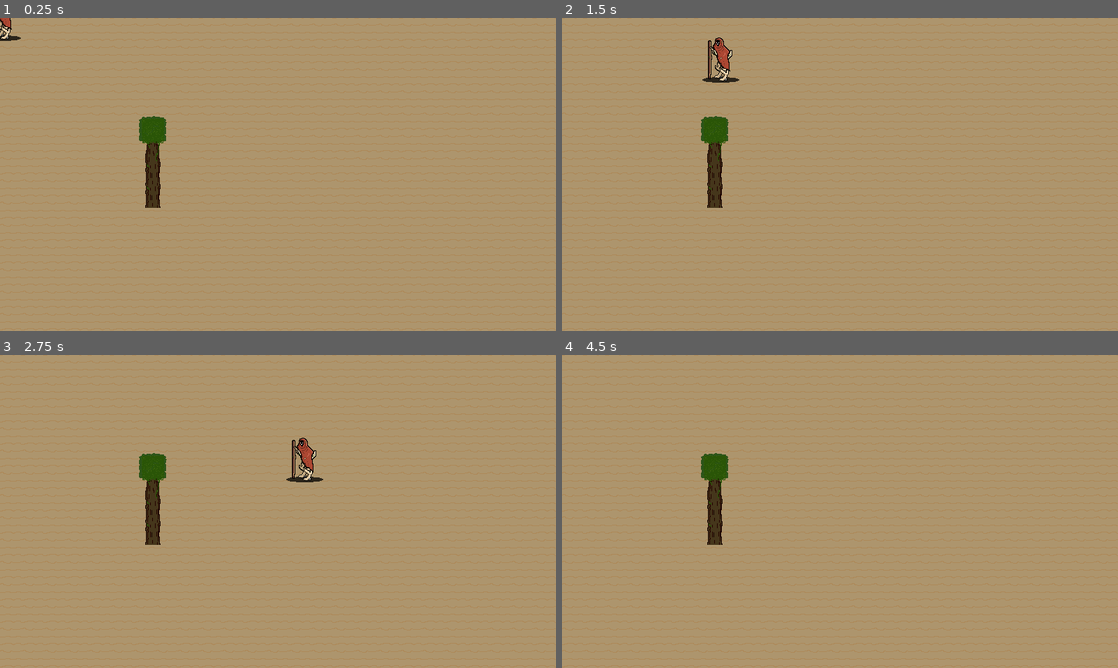
Above: before the commit, frames 1-4 (two rows, left to right).
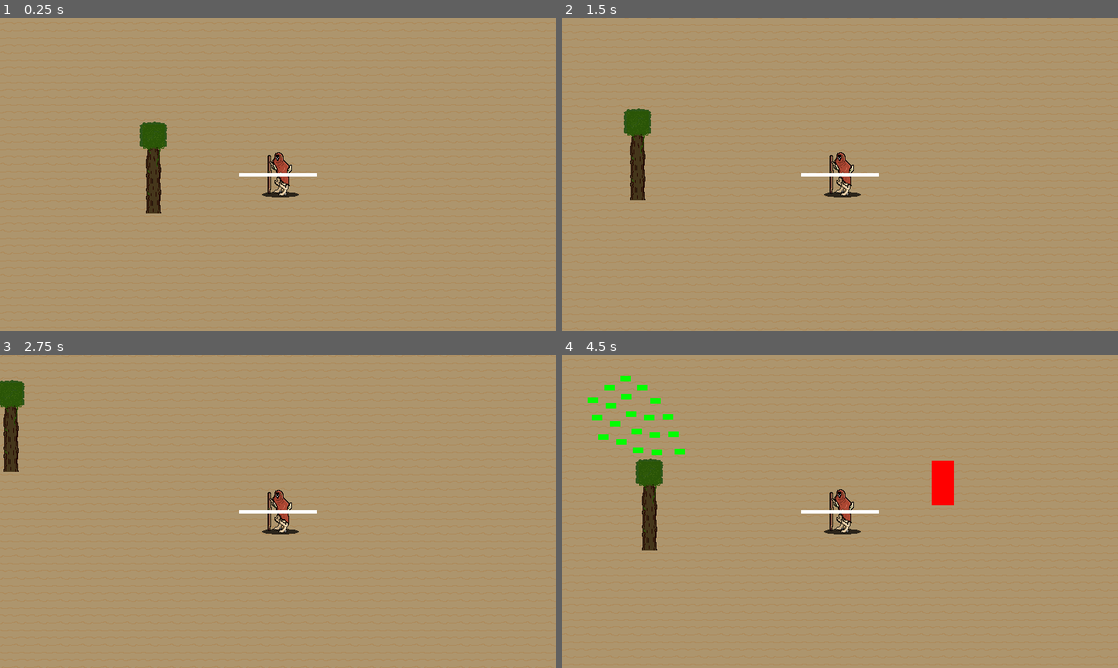
Above: after the commit, the same moments.

Repository: bean-jam/bean-jam-game-02
Game: Godot game, scene res://scenes/test_environment.tscn
Same seed, same stepped clock (60 frames per second), same inputs: the game is played once before the commit and once after it. The project has no main scene, so this scene is started directly.
Inputs:
- Up to frame 1 (0.25 s): no input
- Up to frame 2 (1.5 s): tap Enter at 0.5 s; hold D (move_right) 0.53-1.28 s; hold S (move_down) from 1.28 s (still down)
- Up to frame 3 (2.75 s): release S (move_down) at 2.03 s; hold D (move_right) from 2.03 s (still down)
- Up to frame 4 (4.5 s): release D (move_right) at 2.78 s; hold W (move_up) 2.78-3.53 s; hold A (move_left) from 3.53 s (still down)

The runs differ from the first frame. In frame 1, 1.1% of the frame differs, in the area x 0-57%, y 0-63%; in frame 2, 2.8%; in frame 3, 2.8%; in frame 4, 3.6%, in the area x 4-71%, y 6-63%.

Commit message:
Created Basic and Flying enemies and spawners

Diff:
--- a/project.godot
+++ b/project.godot
@@ -19,6 +19,11 @@
 window/size/viewport_height=450
 window/stretch/mode="viewport"
 window/stretch/scale_mode="integer"
+
+[global_group]
+
+player=""
+enemies=""
 
 [input]
 
@@ -56,6 +61,7 @@
 2d_physics/layer_5="PlayerHitbox"
 2d_physics/layer_6="EnemyHitbox"
 2d_physics/layer_7="Environment"
+2d_physics/layer_8="Swarm"
 
 [rendering]
 
--- a/resources/tile_map.tres
+++ b/resources/tile_map.tres
@@ -19,5 +19,6 @@
 
 [resource]
 tile_size = Vector2i(32, 32)
-physics_layer_0/collision_layer = 1
+physics_layer_0/collision_layer = 64
+physics_layer_0/collision_mask = 3
 sources/0 = SubResource("TileSetAtlasSource_7yhko")
--- /dev/null
+++ b/scenes/basic_enemy.tscn
@@ -0,0 +1,67 @@
+[gd_scene load_steps=8 format=3 uid="uid://b6p74ioq1ase6"]
+
+[ext_resource type="Script" uid="uid://d2rjmxl2igwol" path="res://scripts/entities/BasicEnemy.gd" id="1_ve544"]
+[ext_resource type="Script" uid="uid://dfwhxucfyl7dh" path="res://scripts/components/Health.gd" id="2_05t60"]
+[ext_resource type="Script" uid="uid://dd2p35ymhy7hf" path="res://scripts/components/Stats.gd" id="3_v2wxn"]
+[ext_resource type="Script" uid="uid://cvfnnuycn760h" path="res://scripts/components/Hurtbox.gd" id="4_hhlmc"]
+[ext_resource type="Script" uid="uid://qwppn725hg0q" path="res://scripts/components/Hitbox.gd" id="5_05t60"]
+[ext_resource type="Script" uid="uid://bi64c68updv82" path="res://scripts/controllers/BasicEnemyController.gd" id="6_ve544"]
+
+[sub_resource type="RectangleShape2D" id="RectangleShape2D_0e1n8"]
+size = Vector2(31, 62)
+
+[node name="BasicEnemy" type="CharacterBody2D" groups=["enemies"]]
+collision_layer = 2
+collision_mask = 64
+motion_mode = 1
+script = ExtResource("1_ve544")
+lerp_amount = 0.05
+metadata/_custom_type_script = "uid://cf7tf1fqn60bn"
+
+[node name="ColorRect" type="ColorRect" parent="."]
+offset_left = -16.0
+offset_top = -32.0
+offset_right = 16.0
+offset_bottom = 32.0
+color = Color(1, 0, 0, 1)
+
+[node name="CollisionShape2D" type="CollisionShape2D" parent="."]
+position = Vector2(0.5, 0)
+shape = SubResource("RectangleShape2D_0e1n8")
+
+[node name="HealthComponent" type="Node" parent="."]
+script = ExtResource("2_05t60")
+max_hp = 30
+metadata/_custom_type_script = "uid://dfwhxucfyl7dh"
+
+[node name="StatsComponent" type="Node" parent="."]
+script = ExtResource("3_v2wxn")
+metadata/_custom_type_script = "uid://dd2p35ymhy7hf"
+
+[node name="HurtboxComponent" type="Area2D" parent="." node_paths=PackedStringArray("health")]
+collision_layer = 8
+collision_mask = 16
+script = ExtResource("4_hhlmc")
+health = NodePath("../HealthComponent")
+metadata/_custom_type_script = "uid://cvfnnuycn760h"
+
+[node name="CollisionShape2D" type="CollisionShape2D" parent="HurtboxComponent"]
+position = Vector2(0.5, 0)
+shape = SubResource("RectangleShape2D_0e1n8")
+
+[node name="BasicEnemyHitbox" type="Area2D" parent="."]
+collision_layer = 32
+collision_mask = 4
+script = ExtResource("5_05t60")
+metadata/_custom_type_script = "uid://qwppn725hg0q"
+
+[node name="CollisionShape2D2" type="CollisionShape2D" parent="BasicEnemyHitbox"]
+position = Vector2(0.5, 0)
+shape = SubResource("RectangleShape2D_0e1n8")
+
+[node name="BasicEnemyController" type="Node" parent="." node_paths=PackedStringArray("entity")]
+script = ExtResource("6_ve544")
+entity = NodePath("..")
+metadata/_custom_type_script = "uid://bi64c68updv82"
+
+[connection signal="area_entered" from="BasicEnemyHitbox" to="BasicEnemyHitbox" method="_on_area_entered"]
--- /dev/null
+++ b/scenes/enemy_spawner.tscn
@@ -0,0 +1,9 @@
+[gd_scene load_steps=2 format=3 uid="uid://dg0m6vpinum5i"]
+
+[ext_resource type="Script" uid="uid://ewhxh5rx2lqy" path="res://scripts/entities/EnemySpawner.gd" id="1_ks1gq"]
+
+[node name="EnemySpawner" type="Node2D"]
+script = ExtResource("1_ks1gq")
+
+[node name="Timer" type="Timer" parent="."]
+autostart = true
--- /dev/null
+++ b/scenes/flying_enemy.tscn
@@ -0,0 +1,73 @@
+[gd_scene load_steps=9 format=3 uid="uid://cwjc4fhdhypuq"]
+
+[ext_resource type="Script" uid="uid://d2rjmxl2igwol" path="res://scripts/entities/BasicEnemy.gd" id="1_ms2v3"]
+[ext_resource type="Script" uid="uid://dfwhxucfyl7dh" path="res://scripts/components/Health.gd" id="2_hdbr1"]
+[ext_resource type="Script" uid="uid://dd2p35ymhy7hf" path="res://scripts/components/Stats.gd" id="3_h68hl"]
+[ext_resource type="Script" uid="uid://cvfnnuycn760h" path="res://scripts/components/Hurtbox.gd" id="4_2k6q3"]
+[ext_resource type="Script" uid="uid://qwppn725hg0q" path="res://scripts/components/Hitbox.gd" id="5_ttdkb"]
+[ext_resource type="Script" uid="uid://bi64c68updv82" path="res://scripts/controllers/BasicEnemyController.gd" id="6_5aa28"]
+
+[sub_resource type="CircleShape2D" id="CircleShape2D_ms2v3"]
+radius = 12.5
+
+[sub_resource type="RectangleShape2D" id="RectangleShape2D_7edt6"]
+size = Vector2(15, 8)
+
+[node name="FlyingEnemy" type="CharacterBody2D" groups=["enemies"]]
+collision_layer = 130
+collision_mask = 128
+motion_mode = 1
+script = ExtResource("1_ms2v3")
+lerp_amount = 0.005
+metadata/_custom_type_script = "uid://cf7tf1fqn60bn"
+
+[node name="ColorRect" type="ColorRect" parent="."]
+offset_left = -7.0
+offset_top = -4.0
+offset_right = 8.0
+offset_bottom = 4.0
+color = Color(0, 1, 0, 1)
+
+[node name="CollisionShape2D" type="CollisionShape2D" parent="."]
+position = Vector2(0.5, 0)
+shape = SubResource("CircleShape2D_ms2v3")
+
+[node name="HealthComponent" type="Node" parent="."]
+script = ExtResource("2_hdbr1")
+max_hp = 10
+metadata/_custom_type_script = "uid://dfwhxucfyl7dh"
+
+[node name="StatsComponent" type="Node" parent="."]
+script = ExtResource("3_h68hl")
+base_move_speed = 200.0
+base_attack_damage = 1
+base_attack_cooldown = 5.0
+metadata/_custom_type_script = "uid://dd2p35ymhy7hf"
+
+[node name="HurtboxComponent" type="Area2D" parent="." node_paths=PackedStringArray("health")]
+collision_layer = 8
+collision_mask = 16
+script = ExtResource("4_2k6q3")
+health = NodePath("../HealthComponent")
+metadata/_custom_type_script = "uid://cvfnnuycn760h"
+
+[node name="CollisionShape2D" type="CollisionShape2D" parent="HurtboxComponent"]
+position = Vector2(0.5, 0)
+shape = SubResource("RectangleShape2D_7edt6")
+
+[node name="FlyingEnemyHitbox" type="Area2D" parent="."]
+collision_layer = 32
+collision_mask = 4
+script = ExtResource("5_ttdkb")
+metadata/_custom_type_script = "uid://qwppn725hg0q"
+
+[node name="CollisionShape2D" type="CollisionShape2D" parent="FlyingEnemyHitbox"]
+position = Vector2(0.5, 0)
+shape = SubResource("RectangleShape2D_7edt6")
+
+[node name="BasicEnemyController" type="Node" parent="." node_paths=PackedStringArray("entity")]
+script = ExtResource("6_5aa28")
+entity = NodePath("..")
+metadata/_custom_type_script = "uid://bi64c68updv82"
+
+[connection signal="area_entered" from="FlyingEnemyHitbox" to="FlyingEnemyHitbox" method="_on_area_entered"]
--- a/scenes/player.tscn
+++ b/scenes/player.tscn
@@ -1,28 +1,16 @@
-[gd_scene load_steps=20 format=3 uid="uid://dn2176ik10uai"]
+[gd_scene load_steps=25 format=3 uid="uid://dn2176ik10uai"]
 
+[ext_resource type="Script" uid="uid://cf7tf1fqn60bn" path="res://scripts/entities/BaseEntity.gd" id="1_tuyoq"]
+[ext_resource type="Script" uid="uid://dfwhxucfyl7dh" path="res://scripts/components/Health.gd" id="2_fjrip"]
 [ext_resource type="Texture2D" uid="uid://dv1f2hhg42lgb" path="res://assets/spritesheets/player_idle_spritesheet.png" id="2_g2els"]
+[ext_resource type="Script" uid="uid://dd2p35ymhy7hf" path="res://scripts/components/Stats.gd" id="3_smehm"]
+[ext_resource type="Script" uid="uid://cvfnnuycn760h" path="res://scripts/components/Hurtbox.gd" id="4_ur7pv"]
+[ext_resource type="PackedScene" uid="uid://chm2ning6074k" path="res://scenes/staff_weapon.tscn" id="6_fjrip"]
+[ext_resource type="Script" uid="uid://ci6f4sbgw7bvm" path="res://scripts/controllers/PlayerController.gd" id="6_y4r1p"]
 
-[sub_resource type="GDScript" id="GDScript_3vyb7"]
-script/source = "extends CharacterBody2D
-
-const SPEED = 300.0
-
-
-func _physics_process(delta: float) -> void:
-
-	# A normalised vector in the direction you press
-	var input_vector = Input.get_vector(\"move_left\",
-										\"move_right\",
-										\"move_up\",
-										\"move_down\")
-
-	# Multiply that vector by the speed you want to move
-	velocity = input_vector * SPEED
-
-
-	# Move and slide multiplies by delta internally
-	move_and_slide()
-"
+[sub_resource type="CapsuleShape2D" id="CapsuleShape2D_tdg3f"]
+radius = 16.0
+height = 54.0
 
 [sub_resource type="AtlasTexture" id="AtlasTexture_qhqgy"]
 atlas = ExtResource("2_g2els")
@@ -137,19 +125,44 @@
 "speed": 10.0
 }]
 
-[sub_resource type="CapsuleShape2D" id="CapsuleShape2D_g2els"]
-radius = 9.0
-height = 54.0
+[node name="Player" type="CharacterBody2D" groups=["player"]]
+collision_mask = 64
+motion_mode = 1
+script = ExtResource("1_tuyoq")
+metadata/_custom_type_script = "uid://cf7tf1fqn60bn"
 
-[node name="Player" type="CharacterBody2D"]
-motion_mode = 1
-script = SubResource("GDScript_3vyb7")
+[node name="CollisionShape2D" type="CollisionShape2D" parent="."]
+position = Vector2(3, 0)
+shape = SubResource("CapsuleShape2D_tdg3f")
+
+[node name="HealthComponent" type="Node" parent="."]
+script = ExtResource("2_fjrip")
+metadata/_custom_type_script = "uid://dfwhxucfyl7dh"
+
+[node name="StatsComponent" type="Node" parent="."]
+script = ExtResource("3_smehm")
+base_move_speed = 150.0
+metadata/_custom_type_script = "uid://dd2p35ymhy7hf"
+
+[node name="HurtboxComponent" type="Area2D" parent="." node_paths=PackedStringArray("health")]
+collision_layer = 4
+collision_mask = 8
+script = ExtResource("4_ur7pv")
+health = NodePath("../HealthComponent")
+metadata/_custom_type_script = "uid://cvfnnuycn760h"
+
+[node name="CollisionShape2D" type="CollisionShape2D" parent="HurtboxComponent"]
+position = Vector2(3, 0)
+shape = SubResource("CapsuleShape2D_tdg3f")
 
 [node name="AnimatedSprite2D" type="AnimatedSprite2D" parent="."]
-sprite_frames = SubResource("SpriteFrames_fulsm")
+sprite_frames = SubResource("SpriteFrames_5ncpa")
 animation = &"idle"
 autoplay = "idle"
 
-[node name="CollisionShape2D" type="CollisionShape2D" parent="."]
-position = Vector2(3, 0)
-shape = SubResource("CapsuleShape2D_g2els")
+[node name="StaffWeapon" parent="." instance=ExtResource("6_fjrip")]
+
+[node name="PlayerController" type="Node" parent="." node_paths=PackedStringArray("entity")]
+script = ExtResource("6_y4r1p")
+entity = NodePath("..")
+metadata/_custom_type_script = "uid://ci6f4sbgw7bvm"
--- /dev/null
+++ b/scenes/staff_weapon.tscn
@@ -0,0 +1,27 @@
+[gd_scene load_steps=4 format=3 uid="uid://chm2ning6074k"]
+
+[ext_resource type="Script" uid="uid://dshi8vv2cubep" path="res://scripts/weapons/StaffWeapon.gd" id="1_euh6y"]
+[ext_resource type="Script" uid="uid://qwppn725hg0q" path="res://scripts/components/Hitbox.gd" id="1_ylq8n"]
+
+[sub_resource type="RectangleShape2D" id="RectangleShape2D_euh6y"]
+size = Vector2(112, 20)
+
+[node name="StaffWeapon" type="Node2D"]
+script = ExtResource("1_euh6y")
+
+[node name="ColorRect" type="ColorRect" parent="."]
+offset_left = -56.0
+offset_top = -2.0
+offset_right = 56.0
+offset_bottom = 3.0
+
+[node name="StaffHitbox" type="Area2D" parent="."]
+collision_layer = 16
+collision_mask = 8
+script = ExtResource("1_ylq8n")
+metadata/_custom_type_script = "uid://qwppn725hg0q"
+
+[node name="CollisionShape2D" type="CollisionShape2D" parent="StaffHitbox"]
+shape = SubResource("RectangleShape2D_euh6y")
+
+[connection signal="area_entered" from="StaffHitbox" to="StaffHitbox" method="_on_area_entered"]
--- a/scenes/test_environment.tscn
+++ b/scenes/test_environment.tscn
@@ -1,7 +1,10 @@
-[gd_scene load_steps=3 format=3 uid="uid://cf4omirjfnkkm"]
+[gd_scene load_steps=6 format=3 uid="uid://cf4omirjfnkkm"]
 
 [ext_resource type="PackedScene" uid="uid://dn2176ik10uai" path="res://scenes/player.tscn" id="1_uhjjb"]
 [ext_resource type="PackedScene" uid="uid://bsve3fipshplr" path="res://scenes/tile_map.tscn" id="2_b3mux"]
+[ext_resource type="PackedScene" uid="uid://dg0m6vpinum5i" path="res://scenes/enemy_spawner.tscn" id="3_5qein"]
+[ext_resource type="PackedScene" uid="uid://b6p74ioq1ase6" path="res://scenes/basic_enemy.tscn" id="3_nbain"]
+[ext_resource type="PackedScene" uid="uid://cwjc4fhdhypuq" path="res://scenes/flying_enemy.tscn" id="4_8ya4j"]
 
 [node name="TestEnvironment" type="Node2D"]
 
@@ -9,3 +12,17 @@
 position = Vector2(139.78247, 80.83679)
 
 [node name="Player" parent="." instance=ExtResource("1_uhjjb")]
+position = Vector2(399, 217)
+
+[node name="Camera2D" type="Camera2D" parent="Player"]
+
+[node name="BasicEnemySpawner" parent="." instance=ExtResource("3_5qein")]
+position = Vector2(790, -30)
+enemy_scene = ExtResource("3_nbain")
+spawn_interval = 5.0
+
+[node name="FlyingEnemySpawner" parent="." instance=ExtResource("3_5qein")]
+position = Vector2(-33, -28)
+enemy_scene = ExtResource("4_8ya4j")
+enemy_amount = 20
+spawn_interval = 10.0
--- a/scripts/components/Hitbox.gd
+++ b/scripts/components/Hitbox.gd
@@ -17,4 +17,7 @@
 # don't cause damage to each other. Collision layers have been named so hover
 # over the numbers to see the names.
 func _on_area_entered(area: HurtboxComponent) -> void:
-	area.take_hit(damage, source_entity)
+	print("Hitbox overlapped with:", area)
+	if area is HurtboxComponent:
+		print("It *is* a HurtboxComponent")
+		area.take_hit(damage, source_entity)
--- /dev/null
+++ b/scripts/controllers/BasicEnemyController.gd
@@ -0,0 +1,21 @@
+extends Node
+class_name BasicEnemyController
+
+# Assign the entity to the enemy you want to follow the target
+@export var entity: BaseEntity
+var target: Node2D
+
+# Target is the first node in the player group, which is only ever the player
+func _ready() -> void:
+	if target == null:
+		target = get_tree().get_first_node_in_group("player")
+
+func _physics_process(delta: float) -> void:
+	if not entity or not target:
+		return
+
+	var direction: Vector2 = (target.global_position - entity.global_position).normalized()
+	entity.move_input = direction
+
+	if entity.health.current_hp <= 0:
+		queue_free()
--- a/scripts/entities/BaseEntity.gd
+++ b/scripts/entities/BaseEntity.gd
@@ -1,5 +1,9 @@
 extends CharacterBody2D
 class_name BaseEntity
+# This base entity is a class for all character entities in the game
+
+# Adjust the smoothness of movement
+@export_range(0.0, 1.0) var lerp_amount: float = 0.2
 
 # This is a direction for the entity to move in
 var move_input: Vector2 = Vector2.ZERO
@@ -9,5 +13,6 @@
 @onready var health = $HealthComponent
 
 func _physics_process(delta: float) -> void:
-	velocity = move_input * stats.move_speed
+	var target_velocity = move_input * stats.move_speed
+	velocity = velocity.lerp(target_velocity, lerp_amount)
 	move_and_slide()
--- /dev/null
+++ b/scripts/entities/BasicEnemy.gd
@@ -0,0 +1,15 @@
+extends BaseEntity
+class_name BasicEnemy
+# The BasicEnemy class listens to the signals from it's health component
+
+func _ready() -> void:
+	print("BasicEnemy ready, health node:", health)
+	health.health_changed.connect(_on_health_changed)
+	health.died.connect(_on_died)
+
+func _on_health_changed(current: int, max_hp: int) -> void:
+	print("Enemy HP:", current, "/", max_hp)
+
+func _on_died() -> void:
+	print("Enemy died!")
+	queue_free()
--- /dev/null
+++ b/scripts/entities/EnemySpawner.gd
@@ -0,0 +1,44 @@
+extends Node2D
+class_name EnemySpawner
+# EnemySpawner spawns any enemy scene that is put in the Enemy Scene variable.
+# You can adjust the amount of enemies that spawn in a swarm.
+# Can add a max amount variable and use the alive count to cap the enemies spawning.
+
+@export var enemy_scene: PackedScene
+@export var enemy_amount: int = 1
+@export var spawn_interval: float = 2.0
+@export var spawn_radius: float = 64.0
+
+
+var alive_count: int = 0
+
+@onready var timer: Timer = $Timer
+
+func _ready() -> void:
+	timer.wait_time = spawn_interval
+	timer.autostart = true
+	timer.timeout.connect(_on_timer_timeout)
+
+func _on_timer_timeout() -> void:
+	if enemy_scene == null:
+		return
+
+
+	for i in range(enemy_amount):
+		var enemy: BaseEntity = enemy_scene.instantiate()
+
+		# Spawn enemies in a circle area
+		var angle := randf() * TAU
+		var distance := randf() * spawn_radius
+		var offset := Vector2(cos(angle), sin(angle)) * distance
+
+		enemy.global_position = global_position + offset
+
+		get_parent().add_child(enemy)
+		alive_count += 1
+
+		# When each enemy dies, decrement the alive count
+		if enemy.health:
+			enemy.health.died.connect(func() -> void:
+				alive_count -= 1
+			)
--- /dev/null
+++ b/scripts/weapons/StaffWeapon.gd
@@ -0,0 +1,41 @@
+extends Node2D
+class_name StaffWeapon
+# This weapon automatically attacks with the players base stats once the cooldown
+# has ended.
+
+# Extend how long your staff swing stays active for.
+# Eventually we will add an animation for the staff swing with a signal which
+# emits a start and stop signal to tell the hitbox to be active for.
+@export var hitbox_duration: float = 0.2
+
+@onready var hitbox: HitboxComponent = $StaffHitbox
+var holder: BaseEntity
+var cooldown: float = 0.0
+
+# This equips the staff to the player by default
+func _ready() -> void:
+	if holder == null:
+		holder = get_tree().get_first_node_in_group("player")
+
+func _physics_process(delta: float) -> void:
+	if holder == null or not is_instance_valid(holder):
+		return
+
+	cooldown -= delta
+	if cooldown <= 0.0:
+		_perform_attack()
+
+func _perform_attack() -> void:
+	print("attack performed")
+	cooldown = holder.stats.attack_cooldown
+
+	# Set damage from owner's stats
+	hitbox.setup(holder, holder.stats.attack_damage)
+
+	# Enable hitbox for a short timed window
+	_enable_hitbox_for(hitbox_duration)
+
+func _enable_hitbox_for(duration: float) -> void:
+	hitbox.monitoring = true
+	await get_tree().create_timer(duration).timeout
+	hitbox.monitoring = false
Not shown: 1 places in scenes/player.tscn that only renumber resources
Not shown, added: scripts/controllers/BasicEnemyController.gd.uid
Renamed: scripts/entities/PlayerController.gd -> scripts/controllers/PlayerController.gd
Renamed: scripts/entities/PlayerController.gd.uid -> scripts/controllers/PlayerController.gd.uid
Not shown, added: scripts/entities/BasicEnemy.gd.uid
Not shown, added: scripts/entities/EnemySpawner.gd.uid
Not shown, added: scripts/weapons/StaffWeapon.gd.uid
